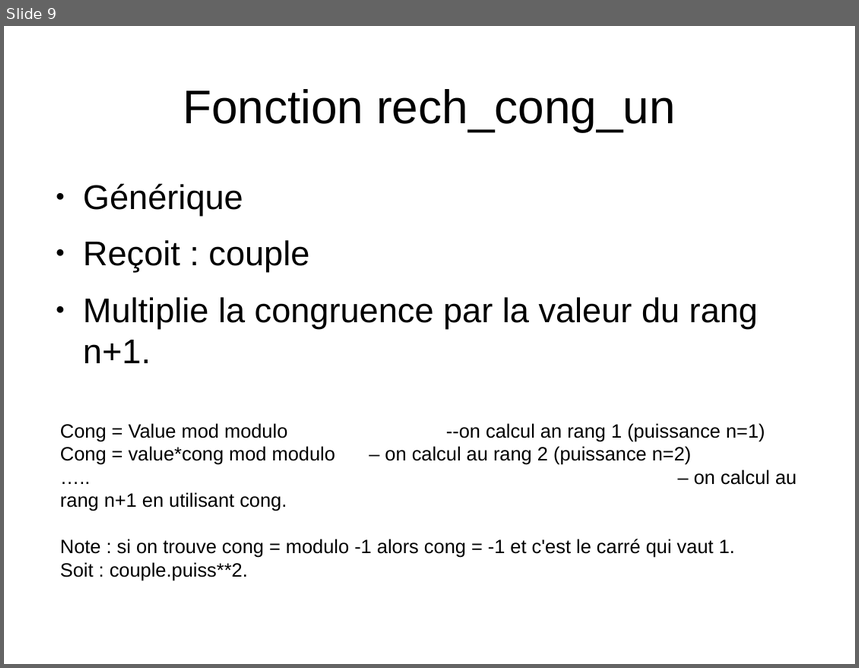
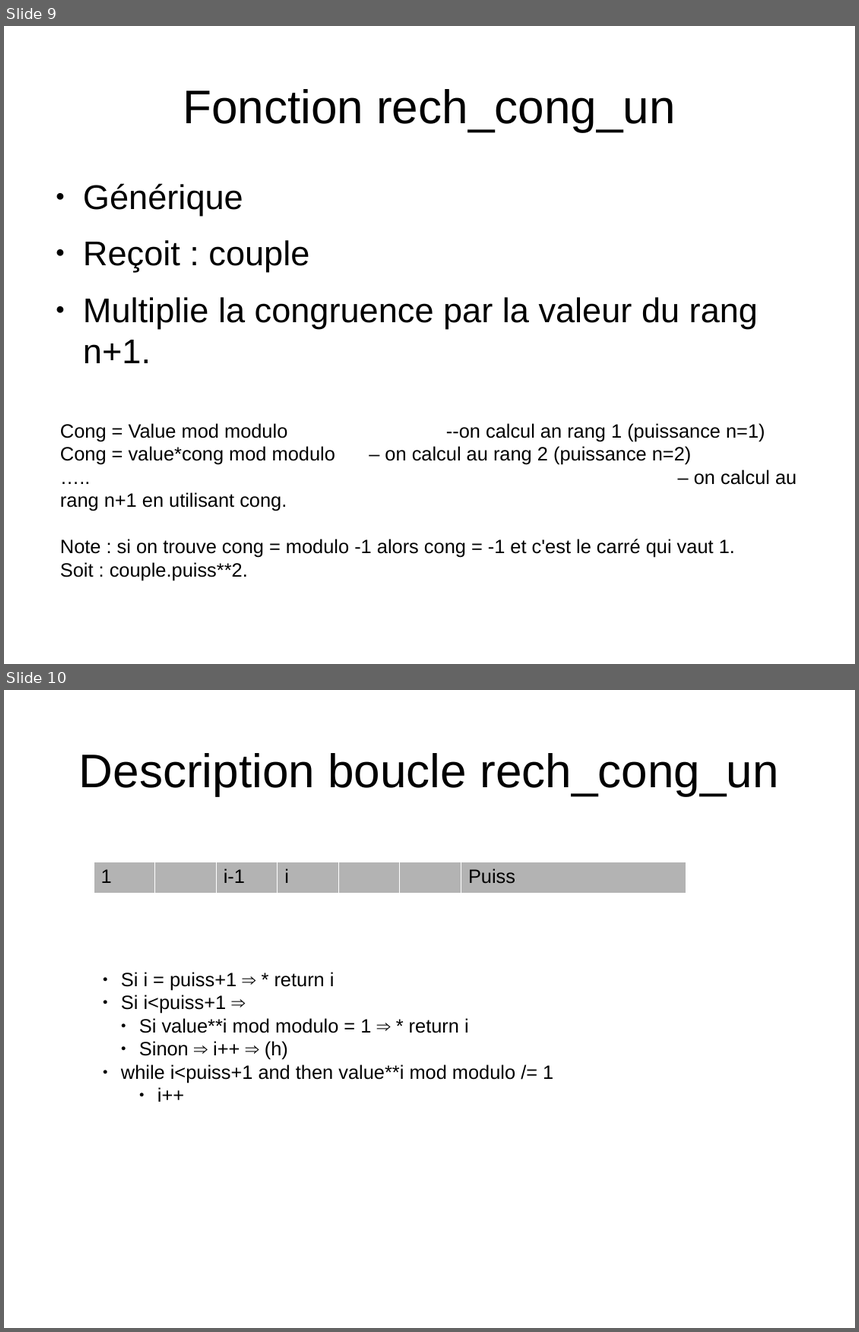
Before and after one commit to CallisteHanriat/congru, a slide deck: schema_congru.odp. Shown one above the other, each under a label of ours: slide 9 before the commit, slides 9 and 10 after it. The pictures are 859x668 and 859x1332 pixels, drawn with LibreOffice and Linux fonts; fonts in the diff are those of the drawing. Boxes give left, top, right and bottom in pixels: in the first picture for what was removed or moved away, otherwise in the second. Text is boxed around its words. In the diff, an @@ line names an element or a change of style, - is before the commit and + after.

Commit message:
Ajout de la description de la boucle dans le fichier schema_congru.odp

```diff
--- a/schema_congru.odp
+++ b/schema_congru.odp
@@ slide 10 added at (4, 690, 855, 1328), background #FFFFFF @@
@@ title added at (79, 753, 778, 796), 44 pt, text #000000 @@
+Description boucle rech_cong_un
@@ table added at (94, 862, 684, 891), 1 rows, 7 columns @@
+1 |  | i-1 | i |  |  | Puiss
@@ text added at (121, 972, 553, 1102), 18 pt, text #000000 @@
+● Si i = puiss+1 ⇒ * return i
+● Si i<puiss+1 ⇒
+  ● Si value**i mod modulo = 1 ⇒ * return i
+  ● Sinon ⇒ i++ ⇒ (h)
+● while i<puiss+1 and then value**i mod modulo /= 1
+    ● i++
```
